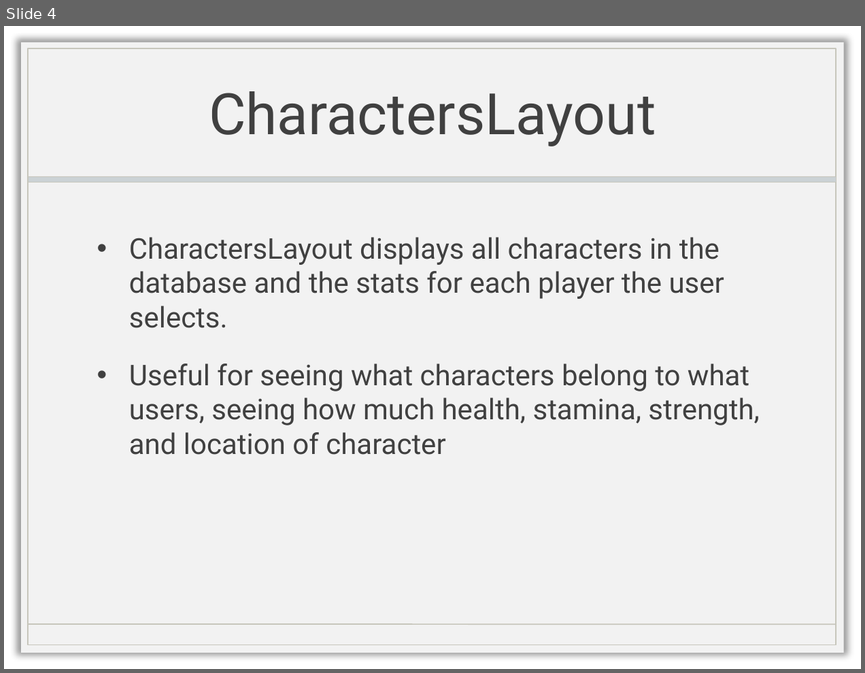
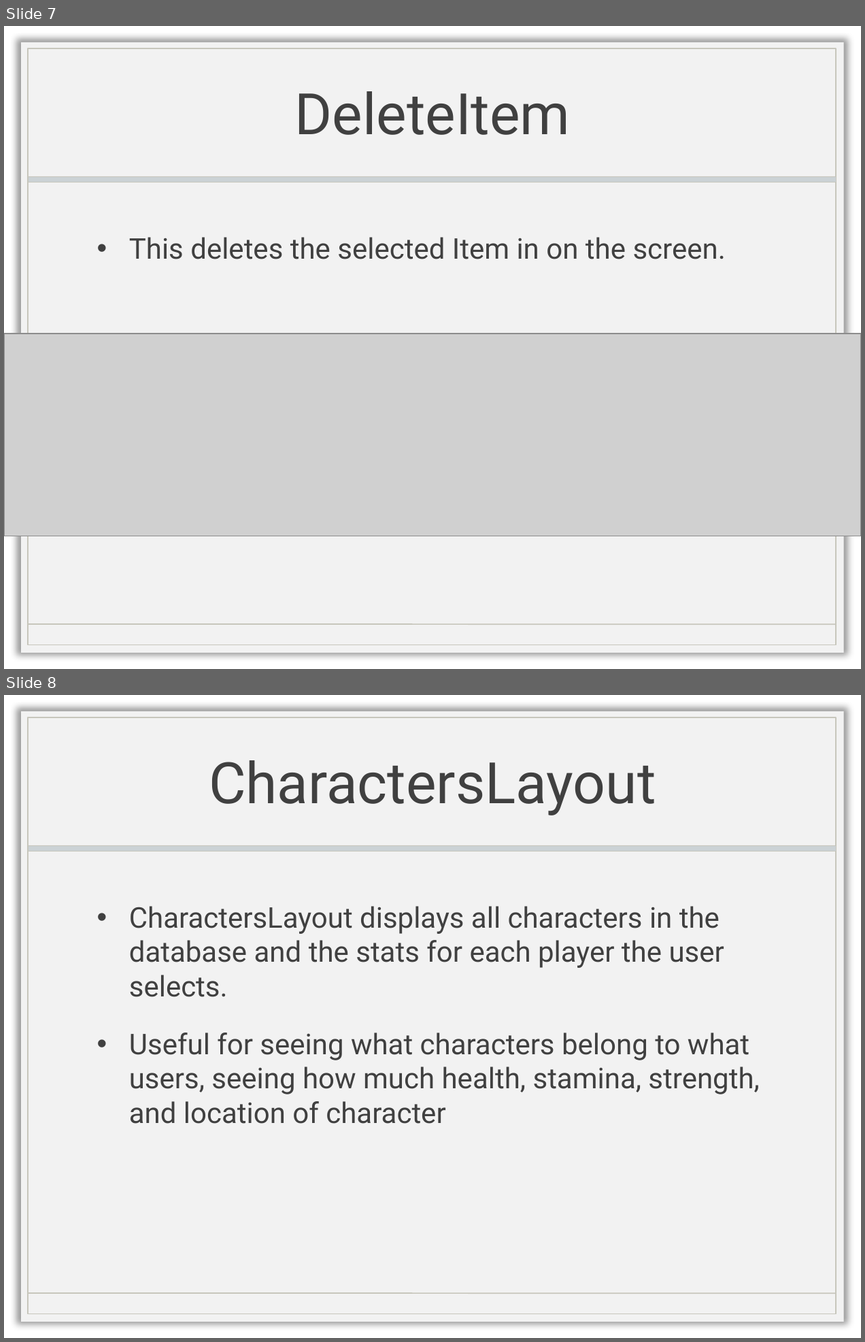
Before and after one commit to IsabellaBoone/Database-Visualizer, a slide deck: Presentation.pptx. Shown one above the other, each under a label of ours: slide 4 before the commit, slides 7 and 8 after it. The pictures are 865x673 and 865x1342 pixels, drawn with LibreOffice and Linux fonts; fonts in the diff are those of the drawing; grey boxes stand for pictures; background and template pictures are left out. Boxes give left, top, right and bottom in pixels: in the first picture for what was removed or moved away, otherwise in the second. Text is boxed around its words. In the diff, an @@ line names an element or a change of style, - is before the commit and + after.

```diff
--- a/Presentation.pptx
+++ b/Presentation.pptx
@@ slide 7 added at <box>4,26,861,669</box>, background picture (left out); not listed: 4 template elements that a slide beside it also shows @@
@@ title added at <box>295,91,570,135</box>, 48 pt, text #404040 @@
+DeleteItem
@@ text added at <box>129,237,725,259</box>, 24 pt, text #404040 @@
+• This deletes the selected Item in on the screen.
@@ picture added at <box>4,333,861,536</box> @@
@@ what was slide 4 is now slide 8 @@
```
Also in this commit, not shown: 3 other slides added.
